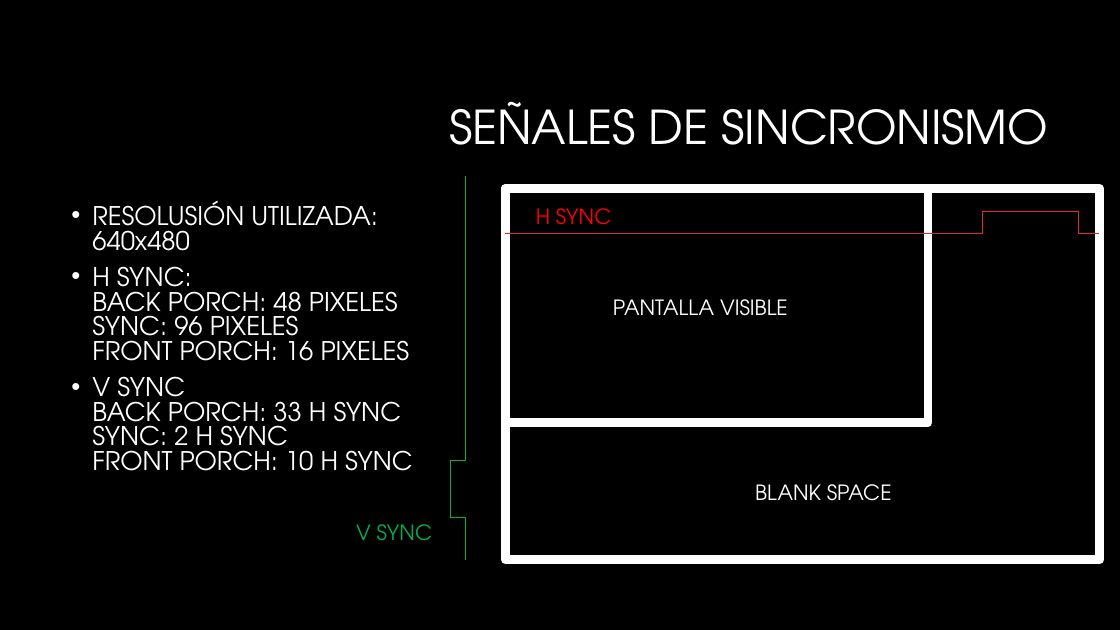
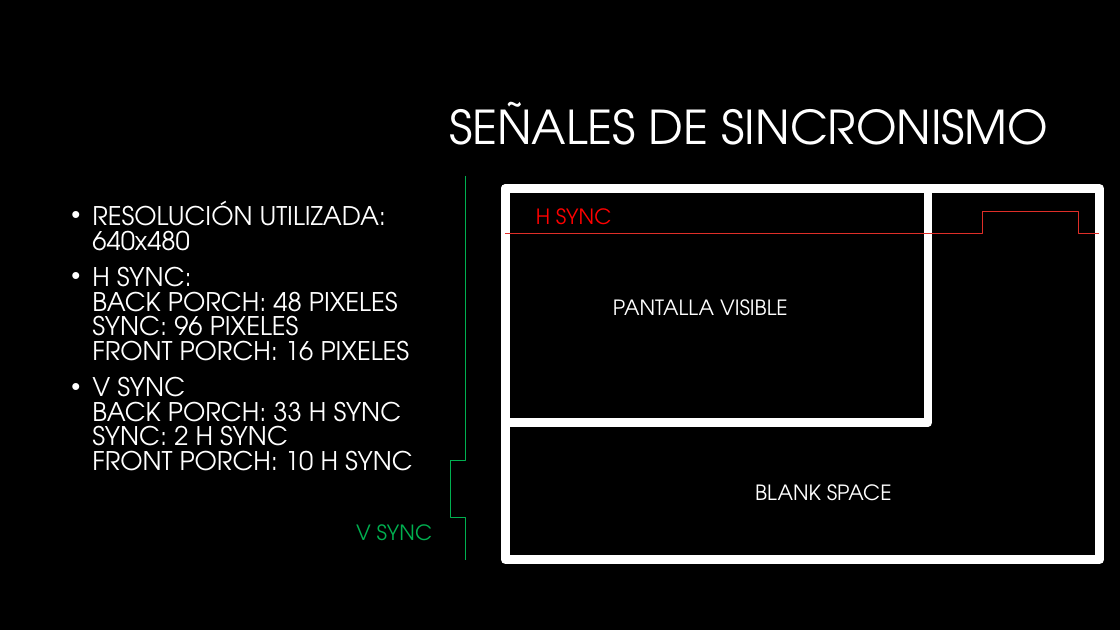
Before and after one commit to ITBA-E3-2018/tpf-team-1, a slide deck: slide 6 of Presentacion electro III.pptx (slide 7 before the commit). Drawn at 1120x630 pixels with LibreOffice and Linux fonts; fonts in the diff are those of the drawing; background and template pictures are left out. Boxes give left, top, right and bottom in pixels: in the first picture for what was removed or moved away, otherwise in the second. Text is boxed around its words. In the diff, an @@ line names an element or a change of style, - is before the commit and + after.

```diff
--- a/Presentacion electro III.pptx
+++ b/Presentacion electro III.pptx
@@ text at (92, 201, 387, 251): text changed @@
-• RESOLUSIÓN UTILIZADA: 640x480
+• RESOLUCIÓN UTILIZADA: 640x480
```
Also in this commit, not shown: 5 other slides changed.
